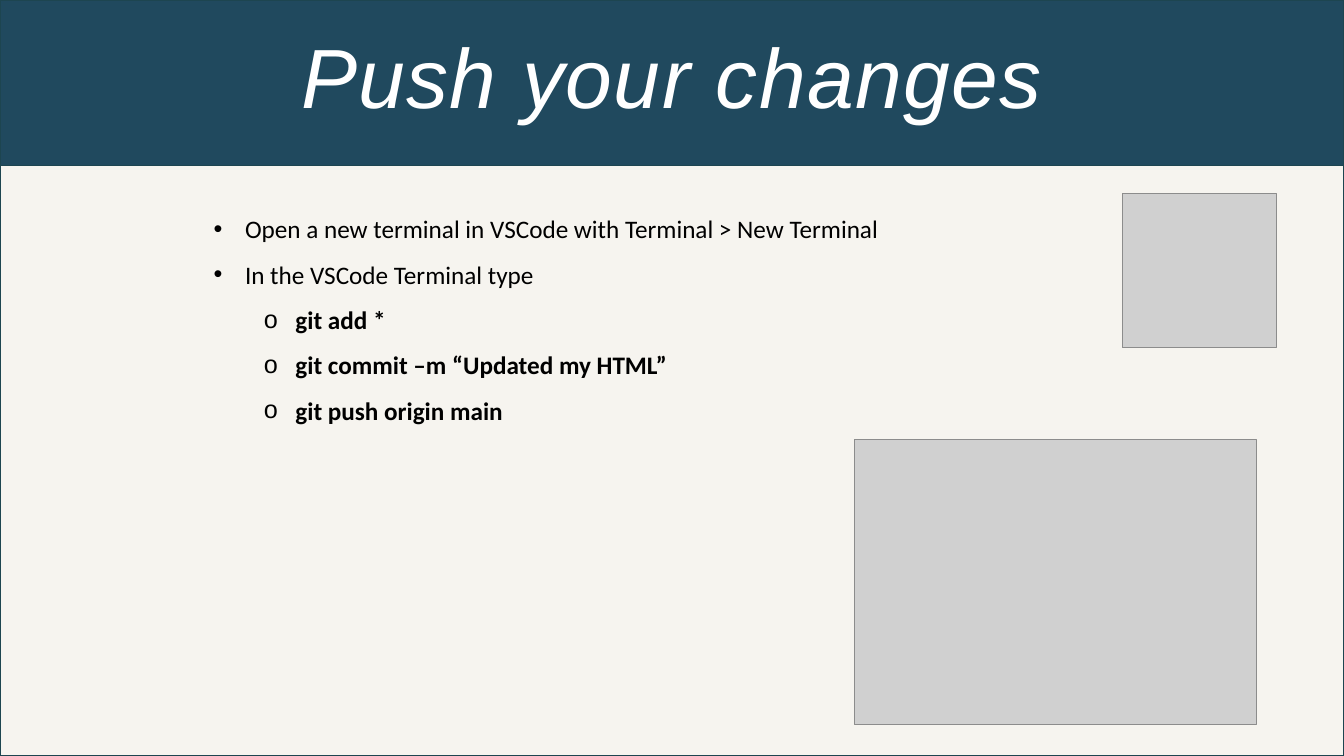
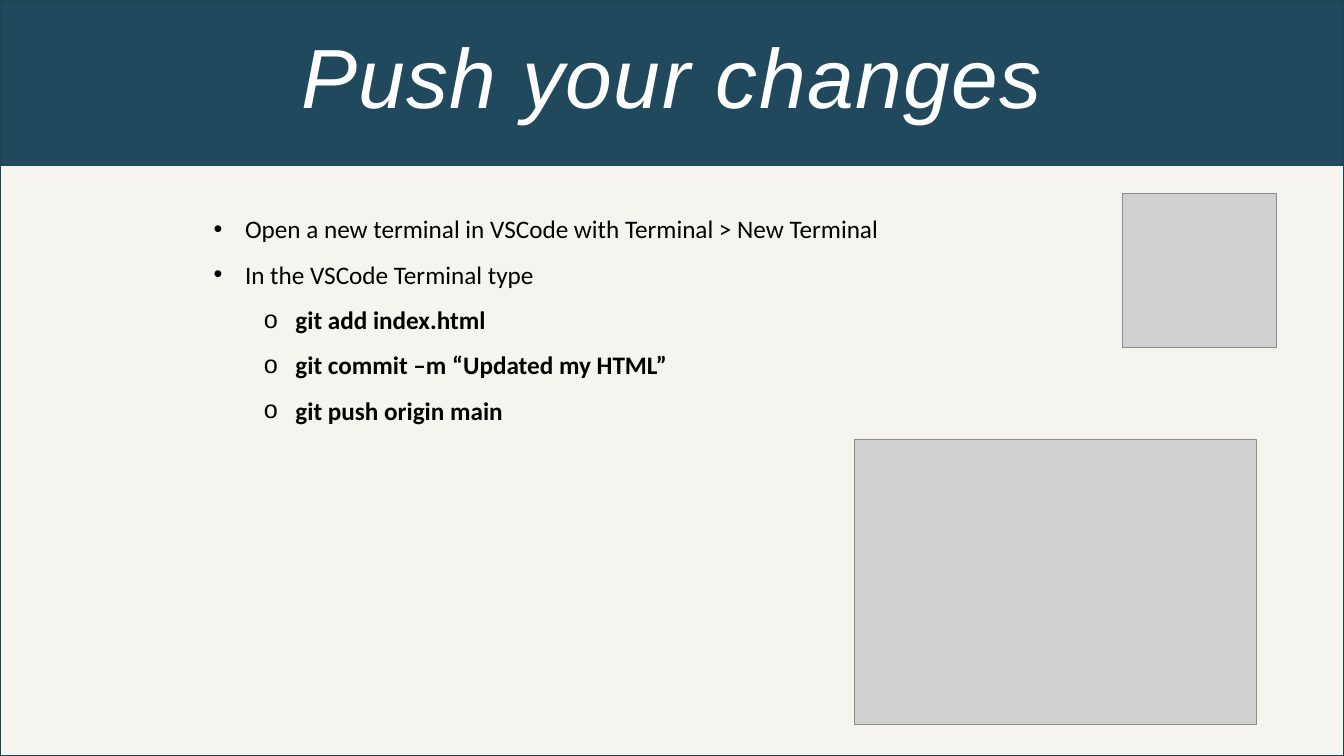
Before and after one commit to S-Gsell/PagesWorkshopPowerPoint, a slide deck: slide 12 of Boosting Your Resume with GitHub.pptx. Drawn at 1344x756 pixels with LibreOffice and Linux fonts; fonts in the diff are those of the drawing; grey boxes stand for pictures. Boxes give left, top, right and bottom in pixels: in the first picture for what was removed or moved away, otherwise in the second. Text is boxed around its words. In the diff, an @@ line names an element or a change of style, - is before the commit and + after.

```diff
--- a/Boosting Your Resume with GitHub.pptx
+++ b/Boosting Your Resume with GitHub.pptx
@@ text at (x1=295, y1=311, x2=485, y2=334): text changed @@
-  o git add *
+  o git add index.html
```
Also in this commit, not shown: 1 slide added.
